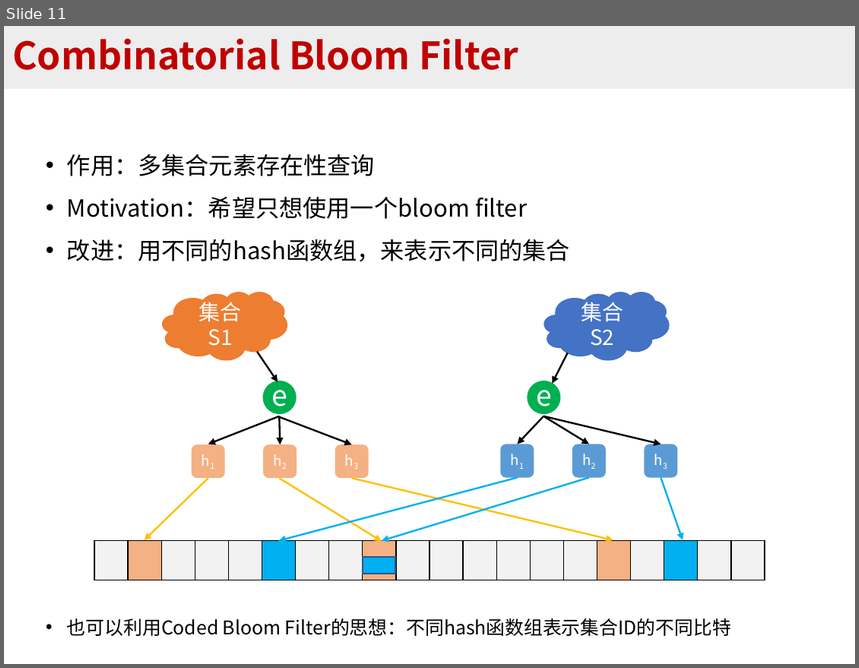
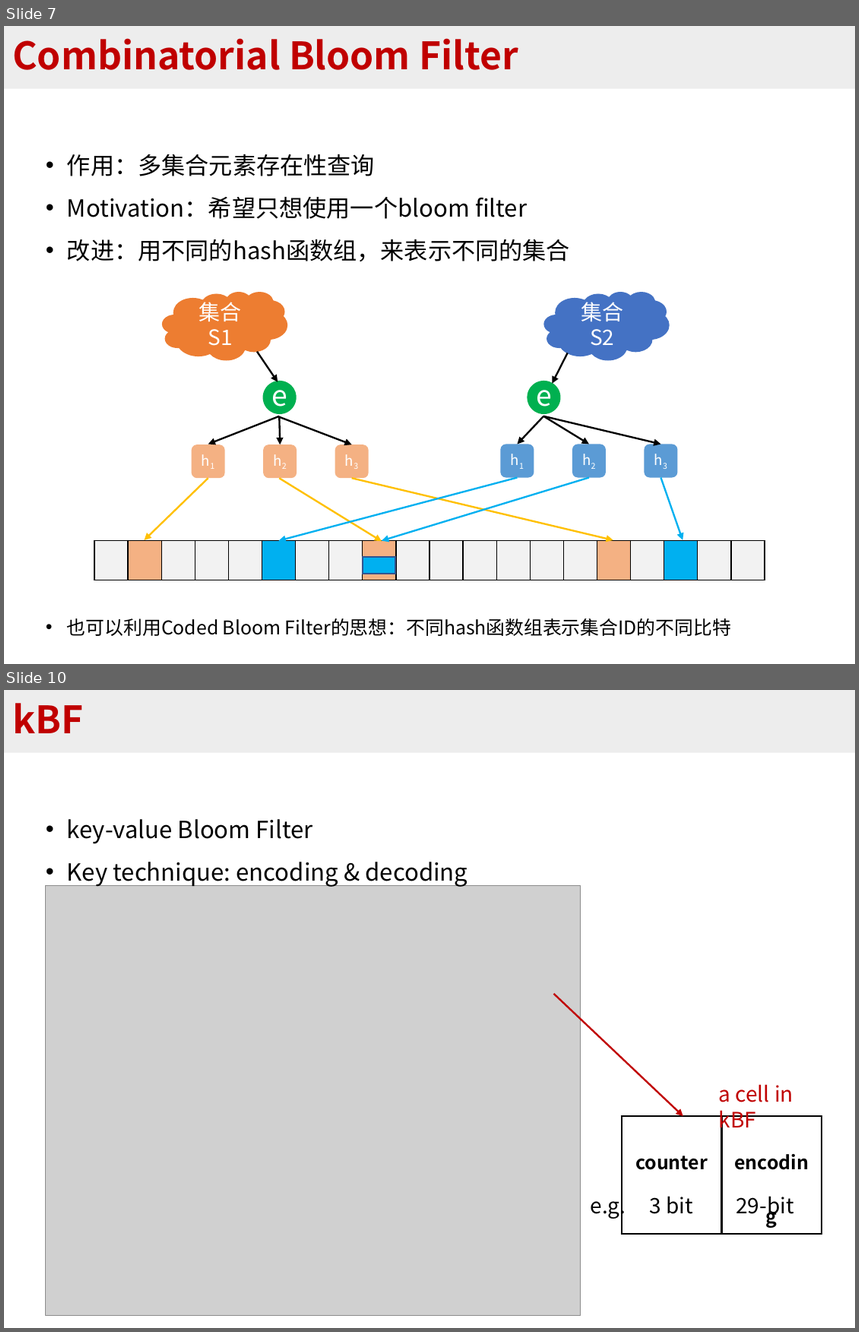
Before and after one commit to BlockLiu/Algorithms-for-Per-flow-Measurement, a slide deck: 常见sketch算法.pptx. Shown one above the other, each under a label of ours: slide 11 before the commit, slides 7 and 10 after it; the slides between them are not shown. The pictures are 859x668 and 859x1332 pixels, drawn with LibreOffice and Linux fonts; fonts in the diff are those of the drawing; grey boxes stand for pictures. Boxes give left, top, right and bottom in pixels: in the first picture for what was removed or moved away, otherwise in the second. Text is boxed around its words. In the diff, an @@ line names an element or a change of style, - is before the commit and + after.

```diff
--- a/常见sketch算法.pptx
+++ b/常见sketch算法.pptx
@@ slide 10 added at (4, 690, 855, 1328), background #FFFFFF @@
@@ title added at (4, 690, 855, 753), fill #EDEDED, 32 pt, text #C00000, bold @@
+kBF
@@ text added at (67, 819, 468, 887), 20 pt, text #000000 @@
+• key-value Bloom Filter
+• Key technique: encoding & decoding
@@ picture added at (46, 886, 580, 1315) @@
@@ arrow added from (554, 994) to (683, 1116), #C00000 1.5 pt @@
@@ text added at (719, 1084, 794, 1134), 18 pt, text #C00000 @@
+a cell in kBF
@@ table added at (622, 1116, 823, 1184), 1 rows, 2 columns @@
+counter | encoding
@@ text added at (591, 1192, 794, 1220), 18 pt, text #000000 @@
+e.g. 3 bit 29-bit
@@ what was slide 11 is now slide 7 @@
```
Also in this commit, not shown: 4 slides changed, 12 other slides added, 1 slide removed, 16 other files.
